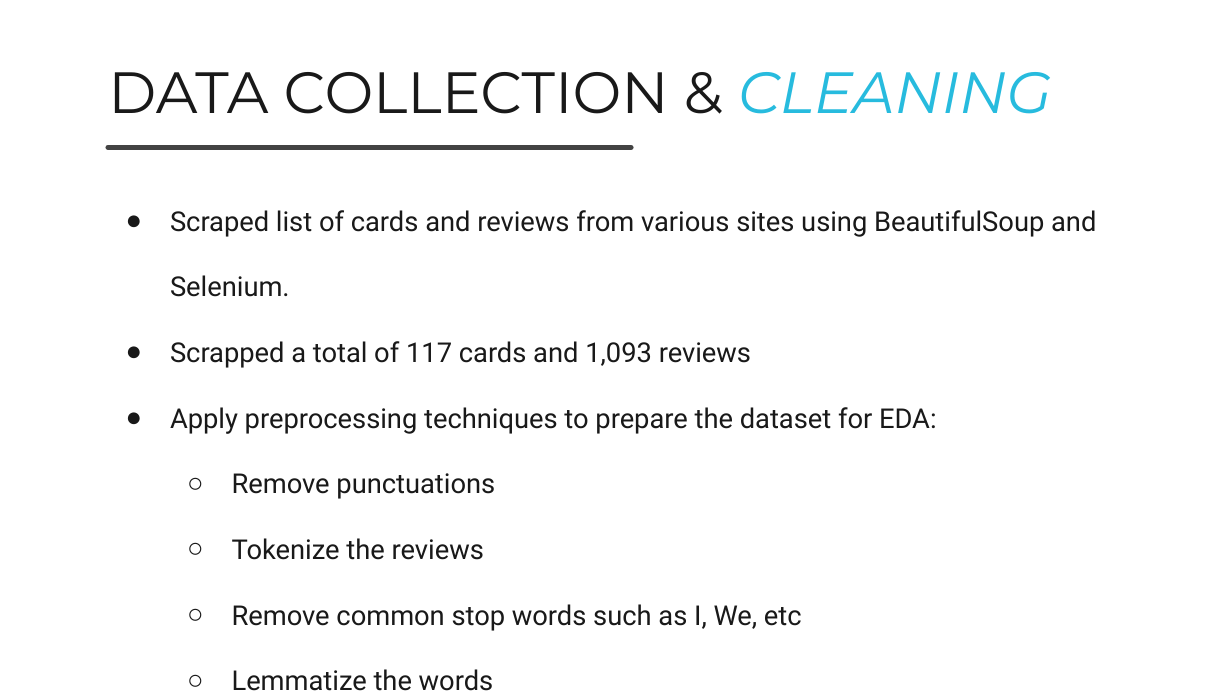
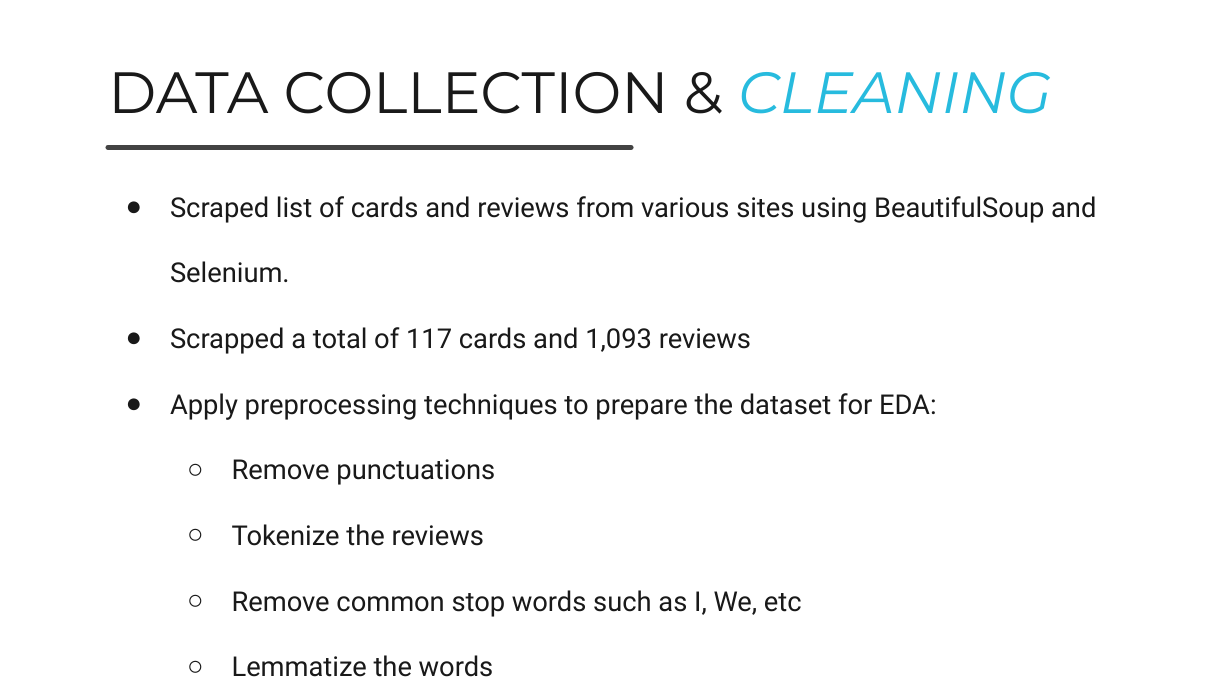
Before and after one commit to JunweiYe91/GA-Projects, a slide deck: slide 12 of GA Capstone Project/Capstone Project Presentation.pptx. Drawn at 1232x693 pixels with LibreOffice and Linux fonts; fonts in the diff are those of the drawing. Boxes give left, top, right and bottom in pixels: in the first picture for what was removed or moved away, otherwise in the second. Text is boxed around its words. In the diff, an @@ line names an element or a change of style, - is before the commit and + after.

```diff
--- a/GA Capstone Project/Capstone Project Presentation.pptx
+++ b/GA Capstone Project/Capstone Project Presentation.pptx
@@ text "Scraped list of cards and ...": place and size @@
-text "Scraped list of cards and ..." at [170,210,1096,631]
+text "Scraped list of cards and ..." at [170,196,1096,617]
```
Also in this commit, not shown: 10 other slides changed, 2 slides added, 1 slide removed, 1 other file.
